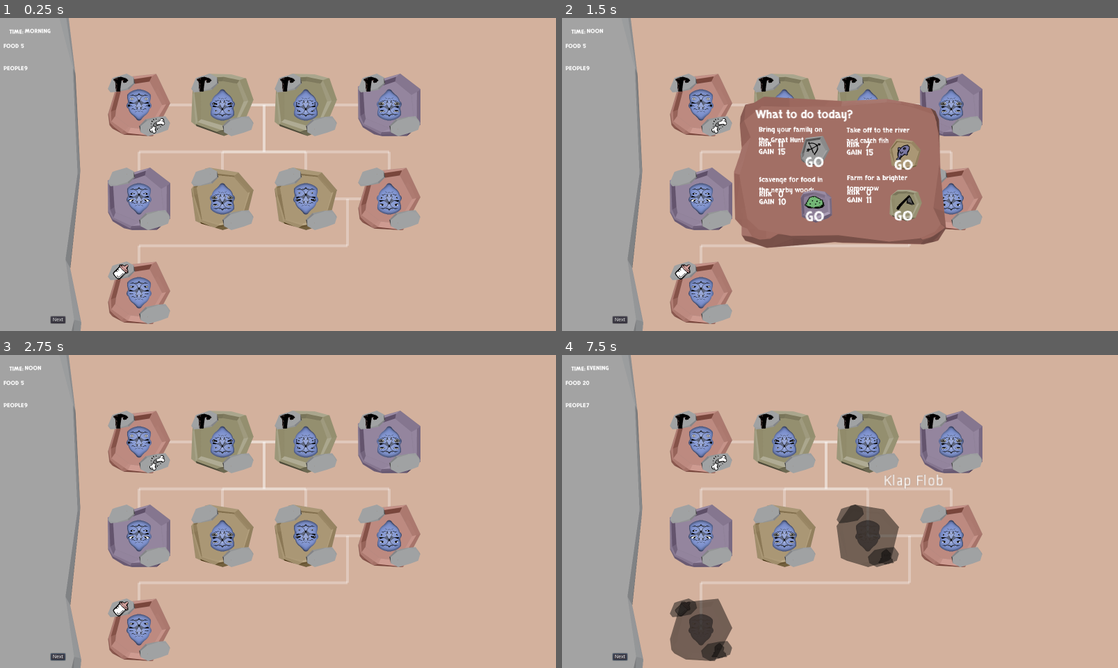
Above: before the commit, frames 1-4 (two rows, left to right).
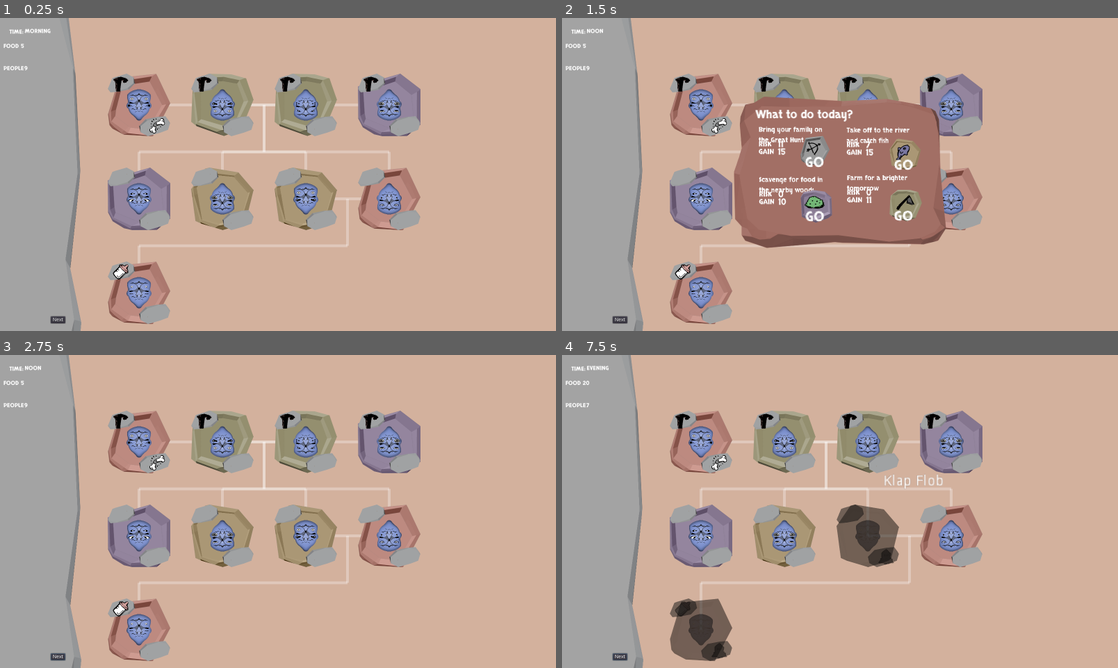
Above: after the commit, the same moments.

Repository: pmoco/GGJ23-FlipFlop_Gene
Game: Godot game, scene res://scenes/test.tscn
The game is run twice, just before and just after one commit, with the same random seed, the same clock (stepped at 60 frames per second) and the same inputs.
Inputs (mouse positions are in pixels of both pictures, inside the frame that each line leads up to):
- Up to frame 1 (0.25 s): no input
- Up to frame 2 (1.5 s): click "Next" at 0.5 s; click "Next" at 1.25 s
- Up to frame 3 (2.75 s): click "GO" at 2 s
- Up to frame 4 (7.5 s): click "Next" at 2.75 s; click "OK" at 3.5 s; click "OK" at 4.25 s; click "OK" at 5 s; tap Enter at 5.75, 7.25 s; move the mouse to (962, 495) at 5.77 s; click (962, 495) at 5.92 s; tap Space at 6.5 s; drag from (728, 527) to (812, 574) at 6.52 s; move the mouse to (895, 442) at 7.27 s; click (895, 442) at 7.42 s

The runs differ from the first frame. In frame 1, less than 0.1% of the frame differs, in the area x 23-72%, y 28-88%; in frame 2, less than 0.1%; in frame 3, less than 0.1%; in frame 4, less than 0.1%.

Commit message:
Update num of faces

Diff:
--- a/Character.gd
+++ b/Character.gd
@@ -59,7 +59,7 @@
 var age_offset : Vector2 = Vector2(-50, -55)
 var age_size : Vector2
 
-var face_index : int = (randi() % 10) + 1
+var face_index : int = (randi() % 20) + 1
 var face_texture: Texture = null
 var face_size : Vector2
 
